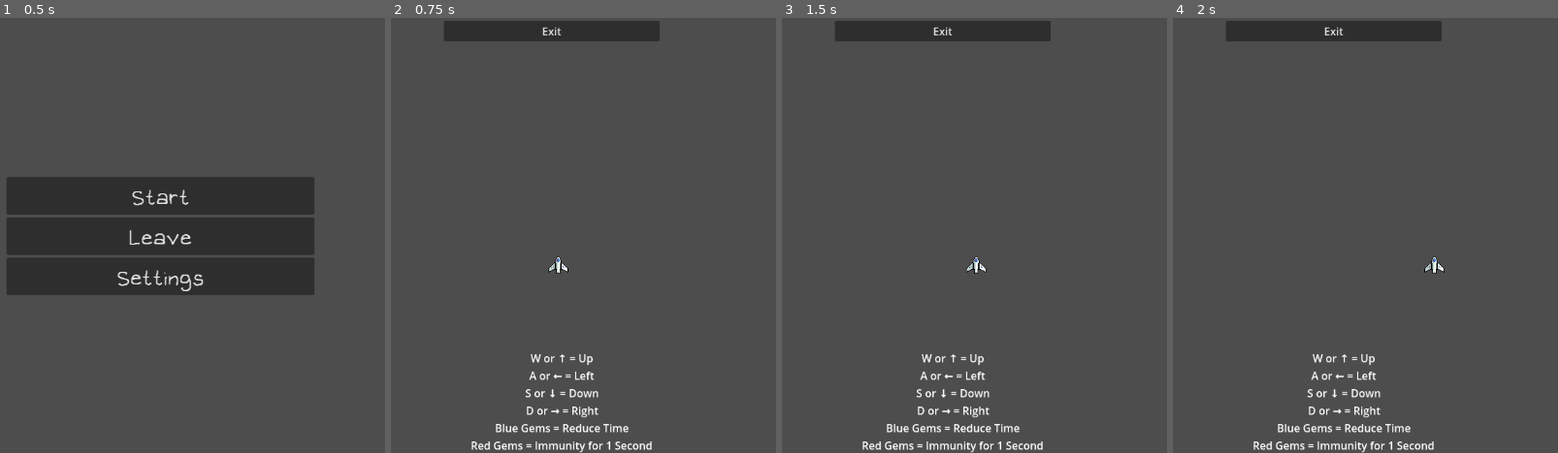
Above: before the commit, frames 1-4 (left to right).
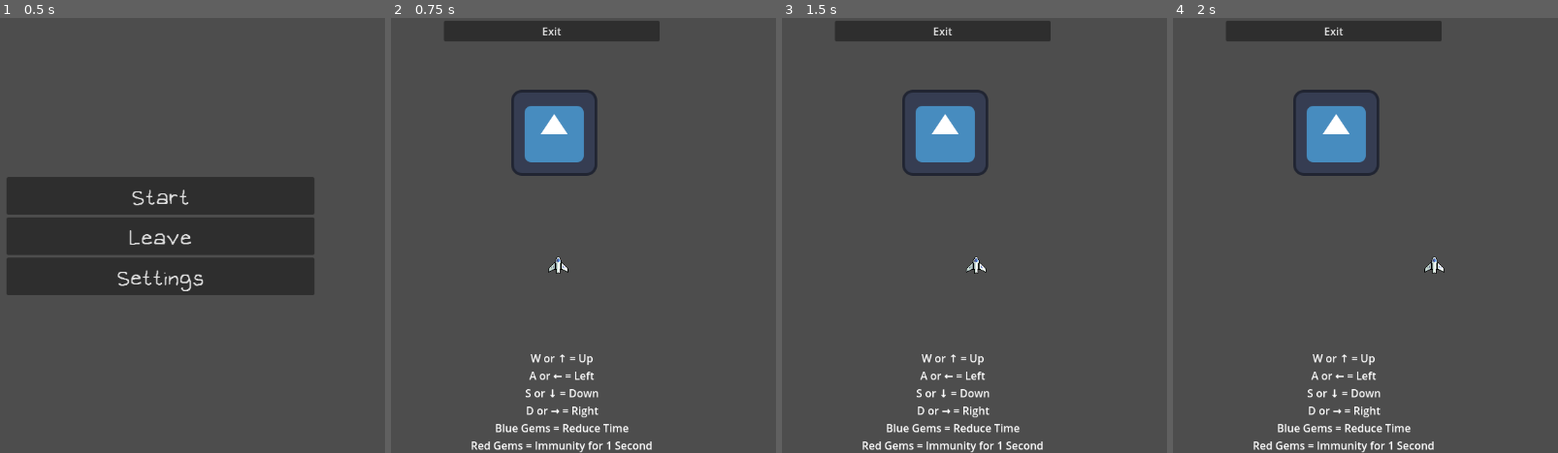
Above: after the commit, the same moments.

Repository: Bagel19/Y11-Game
Game: Godot game, scene res://Scenes/Menu.tscn
The game is run twice, just before and just after one commit, with the same random seed, the same clock (stepped at 60 frames per second) and the same inputs. The engine's default icon, where the game draws it, is replaced by a stand-in: a white triangle on a blue panel in a dark square.
Inputs:
- Up to frame 1 (0.5 s): no input
- Up to frame 2 (0.75 s): click "Settings" at 0.5 s
- Up to frame 3 (1.5 s): tap Enter at 1.25 s; hold D (Right) from 1.28 s (still down)
- Up to frame 4 (2 s): keep holding D (Right)

Frame 1 is identical in both runs. In frame 2, 2.5% of the frame differs, in the area x 31-54%, y 16-37%; in frame 3, 2.5%; in frame 4, 2.5%.
Error after the commit: Invalid call. Nonexistent function 'instance' in base 'PackedScene'. (res://Scripts/EasyEnemy.gd:23)

Commit message:
1.7
I was mainly focusing on the enemies on Easy and Hard mode. More focused on the code since I had to restart it.

Diff:
--- a/y11-game/Scenes/Bullet.tscn
+++ b/y11-game/Scenes/Bullet.tscn
@@ -1,15 +1,16 @@
-[gd_scene load_steps=3 format=3 uid="uid://bvvpm3up36i6p"]
+[gd_scene load_steps=3 format=3 uid="uid://dda1ibr4ovexy"]
 
-[ext_resource type="Script" uid="uid://bihi632y8qujj" path="res://Scripts/Bullet.gd" id="1_vlxeq"]
+[ext_resource type="Script" uid="uid://cnk0ynbimx0jn" path="res://Scripts/Bullet.gd" id="1_14k46"]
 [ext_resource type="Texture2D" uid="uid://bpyhk0alx5xiv" path="res://icon.svg" id="2_14k46"]
 
 [node name="Bullet" type="Node2D"]
-script = ExtResource("1_vlxeq")
+script = ExtResource("1_14k46")
 
 [node name="Sprite2D" type="Sprite2D" parent="."]
-scale = Vector2(0.4, 0.4)
+scale = Vector2(0.3, 0.3)
 texture = ExtResource("2_14k46")
 
-[node name="Kill Timer" type="Timer" parent="."]
-wait_time = 10.0
+[node name="KillTimer" type="Timer" parent="."]
 autostart = true
+
+[connection signal="timeout" from="KillTimer" to="." method="_on_kill_timer_timeout"]
--- /dev/null
+++ b/y11-game/Scenes/EasyEnemy.tscn
@@ -0,0 +1,17 @@
+[gd_scene load_steps=3 format=3 uid="uid://0nmuuiyry2ri"]
+
+[ext_resource type="Script" uid="uid://dju8rrie8j4qo" path="res://Scripts/EasyEnemy.gd" id="1_rigyy"]
+[ext_resource type="Texture2D" uid="uid://bpyhk0alx5xiv" path="res://icon.svg" id="2_hoovl"]
+
+[node name="EasyEnemy" type="Node2D"]
+script = ExtResource("1_rigyy")
+
+[node name="Sprite2D" type="Sprite2D" parent="."]
+texture = ExtResource("2_hoovl")
+
+[node name="ShootTimer" type="Timer" parent="."]
+autostart = true
+
+[node name="Rotator" type="Node2D" parent="."]
+
+[connection signal="timeout" from="ShootTimer" to="." method="_on_shoot_timer_timeout"]
--- a/y11-game/Scenes/Enemy1_Easy.tscn
+++ /dev/null
@@ -1,14 +0,0 @@
-[gd_scene load_steps=3 format=3 uid="uid://ck7rt6fhafgu"]
-
-[ext_resource type="Script" uid="uid://ci55ai4r2343" path="res://Scripts/Enemy1_Easy.gd" id="1_xayou"]
-[ext_resource type="Texture2D" uid="uid://bpyhk0alx5xiv" path="res://icon.svg" id="2_klvau"]
-
-[node name="Enemy1_Easy" type="Node2D"]
-script = ExtResource("1_xayou")
-
-[node name="Sprite2D" type="Sprite2D" parent="."]
-texture = ExtResource("2_klvau")
-
-[node name="Shoot Timer" type="Timer" parent="."]
-
-[node name="Rotator" type="Node2D" parent="."]
--- /dev/null
+++ b/y11-game/Scenes/HardEnemy.tscn
@@ -0,0 +1,17 @@
+[gd_scene load_steps=3 format=3 uid="uid://cniuyrsjnl7cx"]
+
+[ext_resource type="Script" uid="uid://c8y52qdanx7f6" path="res://Scripts/HardEnemy.gd" id="1_4xe6d"]
+[ext_resource type="Texture2D" uid="uid://bpyhk0alx5xiv" path="res://icon.svg" id="1_25skc"]
+
+[node name="HardEnemy" type="Node2D"]
+script = ExtResource("1_4xe6d")
+
+[node name="Sprite2D" type="Sprite2D" parent="."]
+position = Vector2(1, 1)
+texture = ExtResource("1_25skc")
+
+[node name="ShootTimer" type="Timer" parent="."]
+
+[node name="Rotater" type="Node2D" parent="."]
+
+[connection signal="timeout" from="ShootTimer" to="." method="_on_shoot_timer_timeout"]
--- a/y11-game/Scenes/HardWorld.tscn
+++ b/y11-game/Scenes/HardWorld.tscn
@@ -1,9 +1,8 @@
-[gd_scene load_steps=5 format=3 uid="uid://d0l8sle2sir4k"]
+[gd_scene load_steps=4 format=3 uid="uid://d0l8sle2sir4k"]
 
 [ext_resource type="Script" uid="uid://b4sthcc2e8o22" path="res://Scripts/HardWorld.gd" id="1_d24jh"]
 [ext_resource type="Texture2D" uid="uid://dh6lhbqfdaq1q" path="res://Sprites/SpaceBackground.png" id="2_m6oth"]
 [ext_resource type="PackedScene" uid="uid://bq53or7jg7188" path="res://Scenes/Player.tscn" id="3_5ijq8"]
-[ext_resource type="PackedScene" uid="uid://c3vtha5diwh6y" path="res://Scenes/Enemy2_Hard.tscn" id="4_m6oth"]
 
 [node name="HardWorld" type="Node2D"]
 script = ExtResource("1_d24jh")
@@ -24,7 +23,4 @@
 
 [node name="CollisionShape2D" type="CollisionShape2D" parent="EndofLevel"]
 
-[node name="Enemy" parent="." instance=ExtResource("4_m6oth")]
-position = Vector2(161, -421)
-
 [connection signal="body_entered" from="EndofLevel" to="." method="_on_endof_level_body_entered"]
--- a/y11-game/Scenes/Settings.tscn
+++ b/y11-game/Scenes/Settings.tscn
@@ -2,7 +2,7 @@
 
 [ext_resource type="Script" uid="uid://djfi80dd7loof" path="res://Scripts/Settings.gd" id="1_4hxq3"]
 [ext_resource type="PackedScene" uid="uid://bq53or7jg7188" path="res://Scenes/Player.tscn" id="2_flfri"]
-[ext_resource type="PackedScene" uid="uid://c3vtha5diwh6y" path="res://Scenes/Enemy2_Hard.tscn" id="3_yrknh"]
+[ext_resource type="PackedScene" uid="uid://m6g48ulgpy7t" path="res://Scenes/EasyEnemy.tscn" id="3_yrknh"]
 
 [node name="Control" type="Control"]
 layout_mode = 3
@@ -54,7 +54,7 @@
 Red Gems = Immunity for 1 Second"
 horizontal_alignment = 1
 
-[node name="Enemy" parent="." instance=ExtResource("3_yrknh")]
-position = Vector2(579, 164)
+[node name="EasyEnemy" parent="." instance=ExtResource("3_yrknh")]
+position = Vector2(580, 171)
 
 [connection signal="pressed" from="CanvasLayer/VBoxContainer/Exit" to="." method="_on_exit_pressed"]
--- a/y11-game/Scripts/Bullet.gd
+++ b/y11-game/Scripts/Bullet.gd
@@ -2,12 +2,5 @@
 
 const speed = 100
 
-func _process(delta):
+func _proccess(delta):
 	position += transform.x * speed * delta
-
-func _on_kill_timer_timeout() -> void:
-	queue_free()
-
-#func _on_Area2D_body_entered(body):
-	#if body.name == "Player":
-		#get_tree().reload_current_scene()
--- /dev/null
+++ b/y11-game/Scripts/EasyEnemy.gd
@@ -0,0 +1,24 @@
+extends Node2D
+const bullet_scene = preload("res://Scenes/Bullet.tscn")
+@onready var shoot_timer = $ShootTimer
+@onready var rotator = $Rotator
+const rotate_speed = 50
+const shooter_timer_wait_time = 0.2
+const spawn_point_count = 6
+const radius = 100
+
+func _ready():
+	var step = 2 * PI / spawn_point_count
+	for i in range(spawn_point_count):
+		var spawn_point = Node2D.new()
+		var position = Vector2(radius, 0).rotated(step * i)
+		spawn_point.position = position
+		spawn_point.rotation = position.angle()
+		rotator.add_child(spawn_point)
+	shoot_timer.wait_time = shooter_timer_wait_time
+	shoot_timer.start()
+
+func _on_shoot_timer_timeout() -> void:
+	for s in rotator.get_children():
+		var bullet = bullet_scene.instance()
+		get_tree().root.add_child(bullet)
--- a/y11-game/Scripts/Enemy1_Easy.gd
+++ b/y11-game/Scripts/HardEnemy.gd
@@ -1,32 +1,30 @@
 extends Node2D
 const bullet_scene = preload("res://Scenes/Bullet.tscn")
-@onready var rotator = $Rotator
-@onready var shoot_timer = $"Shoot Timer"
-
-const rotate_speed = 80
+@onready var shoot_timer = $ShootTimer
+@onready var rotator = $Rotater
+const rotate_speed = 50
 const shooter_timer_wait_time = 0.2
-const spawn_point_count = 3
+const spawn_point_count = 6
 const radius = 100
 
 func _ready():
 	var step = 2 * PI / spawn_point_count
-
 	for i in range(spawn_point_count):
 		var spawn_point = Node2D.new()
-		var pos = Vector2(radius, 0).rotated(step * i)
-		spawn_point.position = pos
-		spawn_point.rotation = pos.angle()
+		var position = Vector2(radius, 0).rotated(step * i)
+		spawn_point.position = position
+		spawn_point.rotation = position.angle()
 		rotator.add_child(spawn_point)
 	shoot_timer.wait_time = shooter_timer_wait_time
+	shoot_timer.timeout.connect(_on_shoot_timer_timeout)
 	shoot_timer.start()
 
 func _process(delta: float) -> void:
 	var new_rotation = rotator.rotation_degrees + rotate_speed * delta
 	rotator.rotation_degrees = fmod(new_rotation, 360)
-
 func _on_shoot_timer_timeout() -> void:
 	for s in rotator.get_children():
 		var bullet = bullet_scene.instantiate()
-		get_parent().add_child(bullet)
+		get_tree().root.add_child(bullet)
 		bullet.position = s.global_position
 		bullet.rotation = s.global_rotation
Not shown: 1 places in y11-game/Scenes/Difficulty Screen.tscn that only renumber resources
Not shown, changed: y11-game/Scripts/Bullet.gd.uid
Not shown, added: y11-game/Scripts/EasyEnemy.gd.uid
Not shown, removed: y11-game/Scripts/Enemy1_Easy.gd.uid
Not shown, added: y11-game/Scripts/HardEnemy.gd.uid
